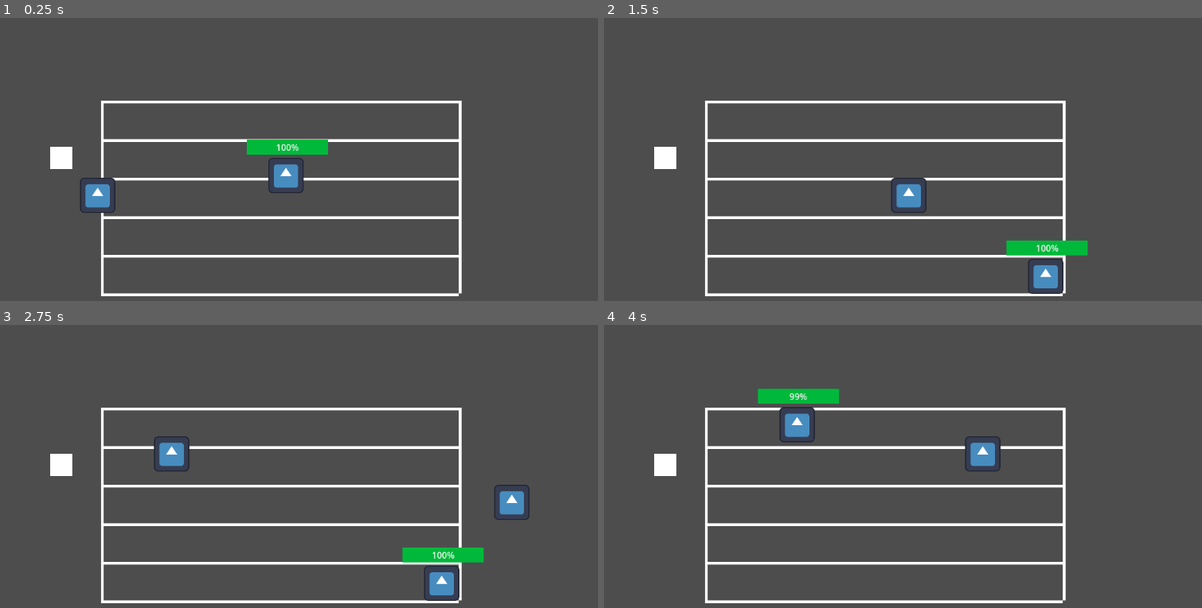
Above: before the commit, frames 1-4 (two rows, left to right).
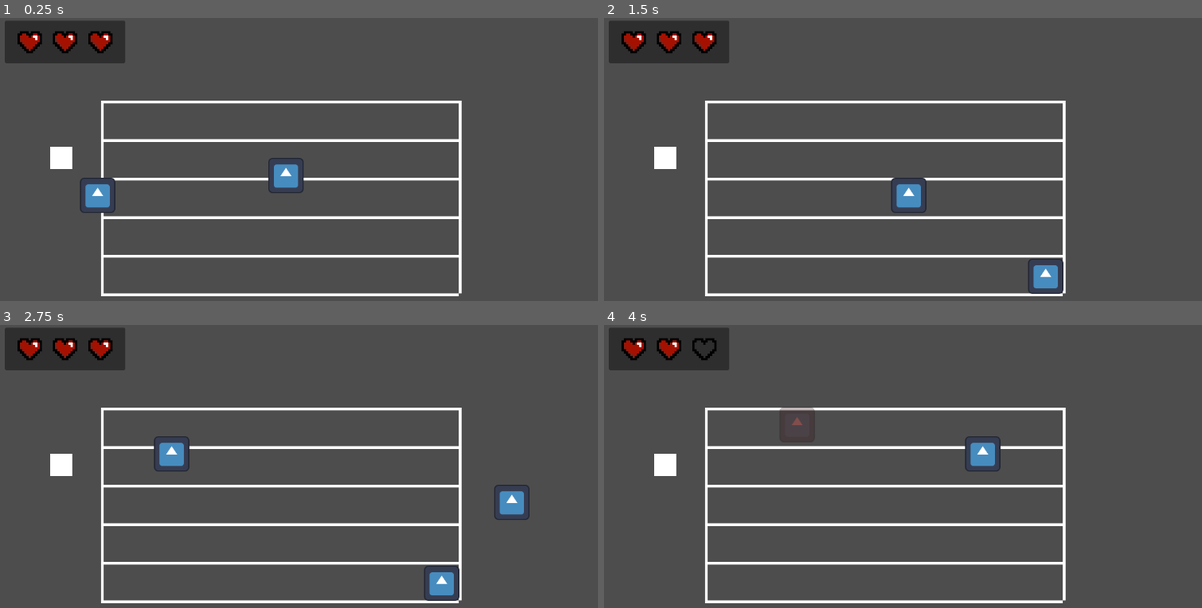
Above: after the commit, the same moments.

Repository: PsiPJ/COGS_2025SP_G2
Game: Godot game, scene res://game_scene.tscn
Two runs of this game, one before a commit and one after it. Both use one fixed random seed, a clock stepped at 60 frames per second and the inputs below. This scene is started directly instead of the project's main scene. The engine's default icon, where the game draws it, is replaced by a stand-in: a white triangle on a blue panel in a dark square.
Inputs:
- Up to frame 1 (0.25 s): no input
- Up to frame 2 (1.5 s): hold D (move_right) 0.53-1.28 s; hold S (move_down) from 1.28 s (still down)
- Up to frame 3 (2.75 s): release S (move_down) at 2.03 s; hold D (move_right) from 2.03 s (still down)
- Up to frame 4 (4 s): release D (move_right) at 2.78 s; hold W (move_up) 2.78-3.53 s; hold A (move_left) from 3.53 s (still down)

The runs differ from the first frame. In frame 1, 3.7% of the frame differs, in the area x 0-55%, y 1-49%; in frame 2, 3.7%; in frame 3, 3.7%; in frame 4, 4.2%, in the area x 0-40%, y 1-42%.

Commit message:
3-Heart Live Counter and Color Change

Diff:
--- /dev/null
+++ b/Global.gd
@@ -0,0 +1,12 @@
+extends Node
+
+var max_lives=3
+var lives = max_lives
+var hud
+
+
+func lose_life():
+	lives-=1
+	hud.load_hearts()
+	if lives<=0:
+		get_tree().change_scene_to_file("res://game_scene.tscn")
--- a/game_scene.gd
+++ b/game_scene.gd
@@ -2,7 +2,7 @@
 
 func spawn_mob():
 	var new_mob = preload("res://mob.tscn").instantiate()
-	new_mob.global_position = $"%SpawnPoint".global_position
+	new_mob.global_position = $"SpawnPoint".global_position
 	add_child(new_mob)
 
 
--- a/game_scene.tscn
+++ b/game_scene.tscn
@@ -1,8 +1,11 @@
-[gd_scene load_steps=8 format=3 uid="uid://cwlnraav4170n"]
+[gd_scene load_steps=11 format=3 uid="uid://cwlnraav4170n"]
 
 [ext_resource type="PackedScene" uid="uid://b0hhroeksco8a" path="res://player.tscn" id="1_p1aj6"]
 [ext_resource type="Script" path="res://game_scene.gd" id="1_uasnv"]
+[ext_resource type="Script" path="res://lives_display.gd" id="2_5fnof"]
 [ext_resource type="PackedScene" uid="uid://cbny36eeah3wl" path="res://mob.tscn" id="2_osktw"]
+[ext_resource type="Texture2D" uid="uid://c5t11umrfwfgu" path="res://Heart.png" id="3_4wiql"]
+[ext_resource type="Texture2D" uid="uid://b5ercqn0mb23o" path="res://Ded.png" id="4_2jsup"]
 
 [sub_resource type="WorldBoundaryShape2D" id="WorldBoundaryShape2D_u61xi"]
 
@@ -14,6 +17,47 @@
 
 [node name="GameScene" type="Node2D"]
 script = ExtResource("1_uasnv")
+
+[node name="LivesDisplay" type="CanvasLayer" parent="."]
+script = ExtResource("2_5fnof")
+
+[node name="Panel" type="Panel" parent="LivesDisplay"]
+offset_left = 78.0
+offset_top = 5.0
+offset_right = 296.0
+offset_bottom = 82.0
+
+[node name="FullHeart" type="TextureRect" parent="LivesDisplay"]
+texture_filter = 1
+anchors_preset = -1
+anchor_left = -0.11
+anchor_top = -0.37
+anchor_right = -0.11
+anchor_bottom = -0.37
+offset_left = 219.72
+offset_top = 251.76
+offset_right = 266.72
+offset_bottom = 267.76
+scale = Vector2(4, 4)
+texture = ExtResource("3_4wiql")
+expand_mode = 1
+stretch_mode = 1
+
+[node name="EmptyHeart" type="TextureRect" parent="LivesDisplay"]
+texture_filter = 1
+anchors_preset = -1
+anchor_left = -0.11
+anchor_top = -0.37
+anchor_right = -0.11
+anchor_bottom = -0.37
+offset_left = 219.72
+offset_top = 251.76
+offset_right = 266.72
+offset_bottom = 267.76
+scale = Vector2(4, 4)
+texture = ExtResource("4_2jsup")
+expand_mode = 1
+stretch_mode = 1
 
 [node name="StaticBody2D" type="StaticBody2D" parent="."]
 
@@ -85,7 +129,6 @@
 offset_bottom = 350.0
 
 [node name="SpawnPoint" type="ColorRect" parent="."]
-unique_name_in_owner = true
 offset_left = 160.0
 offset_top = 234.0
 offset_right = 200.0
@@ -96,6 +139,7 @@
 
 [node name="mob" parent="." instance=ExtResource("2_osktw")]
 position = Vector2(171, 322)
+collision_layer = 1
 
 [node name="Timer" type="Timer" parent="."]
 wait_time = 2.0
--- /dev/null
+++ b/lives_display.gd
@@ -0,0 +1,12 @@
+extends CanvasLayer
+
+func _ready():
+	load_hearts()
+	Global.hud = self
+
+
+func load_hearts():
+	$FullHeart.size.x = Global.lives*16
+
+	$EmptyHeart.size.x = (Global.max_lives - Global.lives) * 16
+	$EmptyHeart.position.x = $FullHeart.position.x +$FullHeart.size.x * $FullHeart.scale.x
--- a/mob.gd
+++ b/mob.gd
@@ -1,6 +1,14 @@
 extends CharacterBody2D
+
 
 func _physics_process(delta):
 	var direction = Vector2.RIGHT
 	velocity = direction * 300
 	move_and_slide()
+
+func _on_checker_body_entered(body: Node2D):
+	if body.is_in_group("player"):
+		body.ouch()
+	#elif body.get_collision_layer() ==32:
+		#body.queue_free()
+		#queue_free()  # you can make it so if the player kills eemy, this is where the dead enemy animation would be implemented
--- a/mob.tscn
+++ b/mob.tscn
@@ -1,19 +1,31 @@
-[gd_scene load_steps=4 format=3 uid="uid://cbny36eeah3wl"]
+[gd_scene load_steps=5 format=3 uid="uid://cbny36eeah3wl"]
 
 [ext_resource type="Script" path="res://mob.gd" id="1_au20f"]
 [ext_resource type="Texture2D" uid="uid://c5qpsjj28rdth" path="res://icon.svg" id="1_n4v2o"]
 
-[sub_resource type="CircleShape2D" id="CircleShape2D_cbg8q"]
-radius = 31.0644
+[sub_resource type="RectangleShape2D" id="RectangleShape2D_vmy3r"]
+size = Vector2(65.5, 62.75)
+
+[sub_resource type="CircleShape2D" id="CircleShape2D_4dwdx"]
 
 [node name="mob" type="CharacterBody2D"]
 collision_layer = 2
 collision_mask = 0
 script = ExtResource("1_au20f")
 
-[node name="Sprite2D" type="Sprite2D" parent="."]
+[node name="enemy" type="Sprite2D" parent="."]
 scale = Vector2(0.5, 0.5)
 texture = ExtResource("1_n4v2o")
 
-[node name="CollisionShape2D" type="CollisionShape2D" parent="."]
-shape = SubResource("CircleShape2D_cbg8q")
+[node name="CollisionShape2d" type="CollisionShape2D" parent="."]
+position = Vector2(0, 0.625)
+shape = SubResource("RectangleShape2D_vmy3r")
+
+[node name="Checker" type="Area2D" parent="CollisionShape2d"]
+collision_layer = 2
+
+[node name="CollisionShapeChecker" type="CollisionShape2D" parent="CollisionShape2d/Checker"]
+scale = Vector2(3, 3)
+shape = SubResource("CircleShape2D_4dwdx")
+
+[connection signal="body_entered" from="CollisionShape2d/Checker" to="." method="_on_checker_body_entered"]
--- a/player.gd
+++ b/player.gd
@@ -1,15 +1,32 @@
 extends CharacterBody2D
+
 
 var health = 100.0
 
+func _ready():
+	add_to_group("player")
 #controls for player and speed
 func _physics_process(delta):
 	var direction = Input.get_vector("move_left", "move_right", "move_up", "move_down")
 	velocity = direction * 60000 * delta #delta might be unecessary
 	move_and_slide()
 
-	const DAMAGE_RATE = 5.0
-	var overlapping_mobs = %HurtBox.get_overlapping_bodies()
-	if overlapping_mobs.size() > 0:
-		health -= DAMAGE_RATE * overlapping_mobs.size() * delta
-		%ProgressBar.value = health
+
+
+
+	#const DAMAGE_RATE = 5.0
+	#var overlapping_mobs = %HurtBox.get_overlapping_bodies()
+	#if overlapping_mobs.size() > 0:
+	#	health -= DAMAGE_RATE * overlapping_mobs.size() * delta
+	#	%ProgressBar.value = health
+
+func ouch():
+	Global.lose_life()
+
+	set_modulate (Color(1, 0.3, 0.3, 0.3))
+	$RedTimer.start()
+	#a few moment after u get hit, this'll call another function
+
+
+func _on_red_timer_timeout() -> void:
+	set_modulate (Color(1, 1, 1, 1)) # Replace with function body.
--- a/player.tscn
+++ b/player.tscn
@@ -27,7 +27,6 @@
 
 [node name="HurtBox" type="Area2D" parent="."]
 unique_name_in_owner = true
-collision_layer = 0
 collision_mask = 2
 
 [node name="CollisionShape2D" type="CollisionShape2D" parent="HurtBox"]
@@ -36,6 +35,7 @@
 
 [node name="ProgressBar" type="ProgressBar" parent="."]
 unique_name_in_owner = true
+visible = false
 offset_left = -71.0
 offset_top = -65.0
 offset_right = 76.0
@@ -43,3 +43,9 @@
 theme_override_styles/background = SubResource("StyleBoxFlat_mqox0")
 theme_override_styles/fill = SubResource("StyleBoxFlat_bffxk")
 value = 100.0
+
+[node name="RedTimer" type="Timer" parent="."]
+wait_time = 2.5
+one_shot = true
+
+[connection signal="timeout" from="RedTimer" to="." method="_on_red_timer_timeout"]
--- a/project.godot
+++ b/project.godot
@@ -14,6 +14,10 @@
 run/main_scene="res://main.tscn"
 config/features=PackedStringArray("4.3", "Forward Plus")
 config/icon="res://icon.svg"
+
+[autoload]
+
+Global="*res://Global.gd"
 
 [input]
 
@@ -37,3 +41,9 @@
 "events": [Object(InputEventKey,"resource_local_to_scene":false,"resource_name":"","device":-1,"window_id":0,"alt_press …(192 unchanged characters)…
 ]
 }
+
+[layer_names]
+
+2d_physics/layer_1="Player"
+2d_physics/layer_2="Mob"
+2d_physics/layer_3="Wall"
Binary file added: Ded.png
Not shown, added: Ded.png.import
Binary file added: EmptyHeart.png
Not shown, added: EmptyHeart.png.import
Binary file added: Heart.png
Not shown, added: Heart.png.import
Binary file added: SmolHeart.png
Not shown, added: SmolHeart.png.import
Not shown, added: mob6EF3.tmp
Not shown, added: mob9836.tmp
Not shown, added: mobD642.tmp
